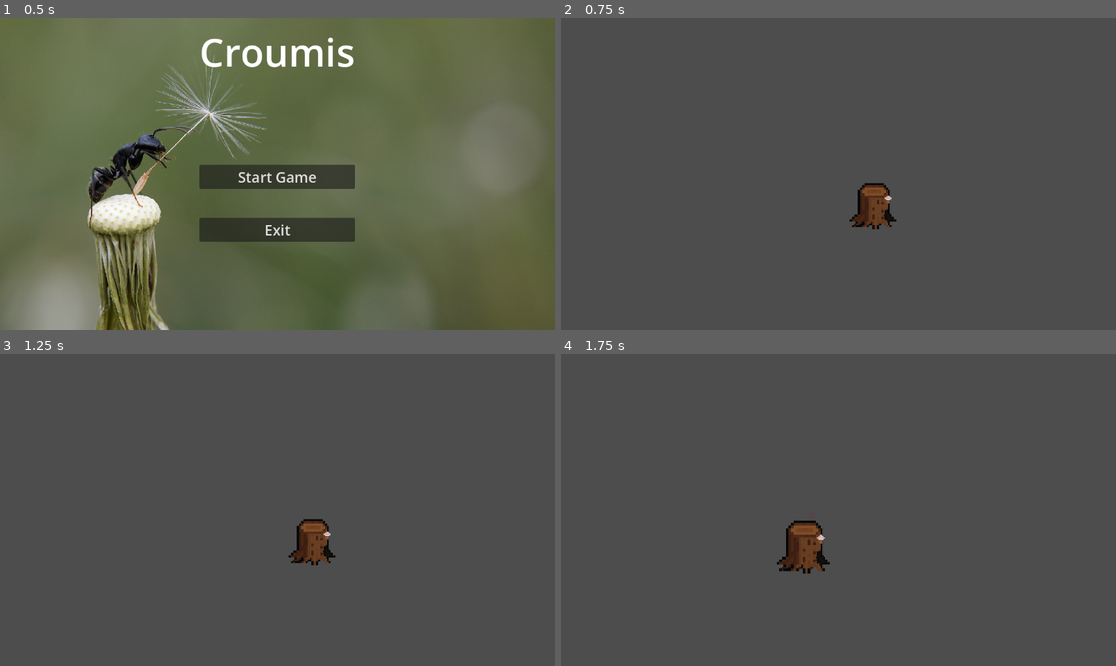
Above: before the commit, frames 1-4 (two rows, left to right).
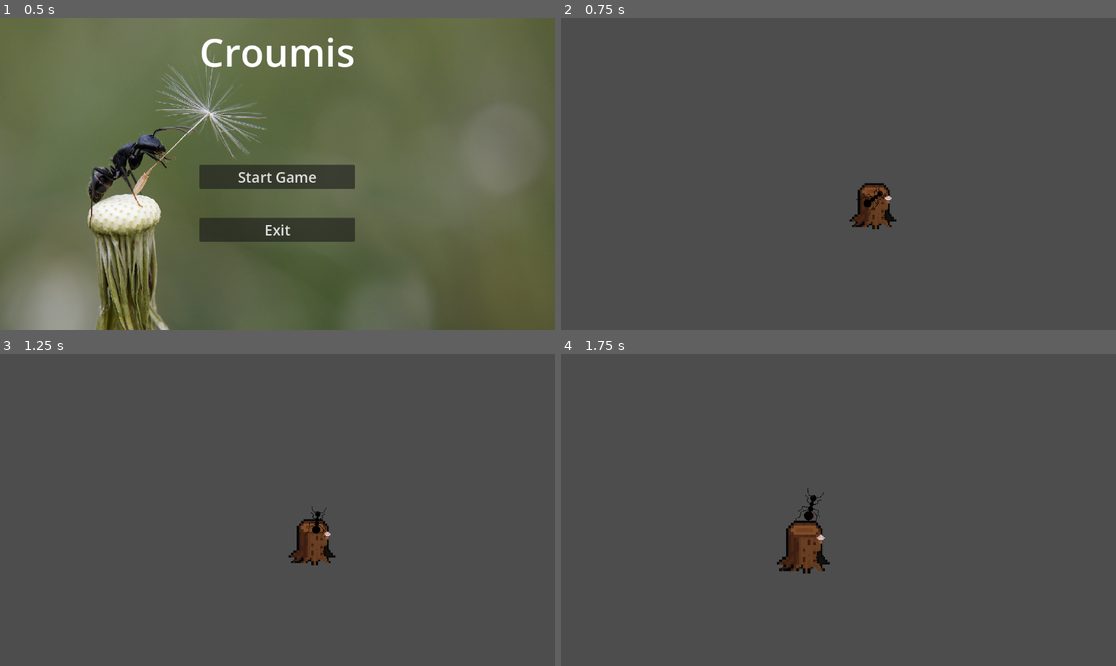
Above: after the commit, the same moments.

Repository: lotuscramoisi/Croumis
Game: Godot game, scene res://scene/main_menu.tscn
Same seed, same stepped clock (60 frames per second), same inputs: the game is played once before the commit and once after it.
Inputs (mouse positions are in pixels of both pictures, inside the frame that each line leads up to):
- Up to frame 1 (0.5 s): no input
- Up to frame 2 (0.75 s): click "Start Game" at 0.5 s
- Up to frame 3 (1.25 s): no input
- Up to frame 4 (1.75 s): move the mouse to (960, 494) at 1.27 s; hold D (input_right) from 1.28 s (still down); tap Mouse wheel down (input_scroll_down) at 1.35 s

Frame 1 is identical in both runs. In frame 2, 0.1% of the frame differs, in the area x 53-60%, y 53-64%; in frame 3, 0.1%; in frame 4, 0.1%, in the area x 42-48%, y 42-56%.

Commit message:
Global Pherero rocher

Diff:
--- a/code/AntHandling.gd
+++ b/code/AntHandling.gd
@@ -2,9 +2,9 @@
 
 enum State { WANDERING, HUNTING}
 
-
 @export var LIFESPAN: float = 100
 @export var SPEED: float = 60
+
 var age: float = 0
 var velocity = Vector2.ZERO
 var current_state = State.WANDERING
--- /dev/null
+++ b/code/GlobalPheromon.gd
@@ -0,0 +1,9 @@
+extends Node2D
+var matrix: Array = []
+
+func initialize_matrix(rows: int, cols: int, default_value = 0):
+	matrix = []
+	for i in range(rows):
+		matrix.append([])
+		for j in range(cols):
+			matrix[i].append(default_value)
--- a/project.godot
+++ b/project.godot
@@ -14,6 +14,10 @@
 run/main_scene="res://scene/main_menu.tscn"
 config/features=PackedStringArray("4.3", "Forward Plus")
 config/icon="res://icon.svg"
+
+[autoload]
+
+GlobalPheromon="*res://code/GlobalPheromon.gd"
 
 [editor_plugins]
 
--- a/scene/ant.tscn
+++ b/scene/ant.tscn
@@ -1,9 +1,13 @@
-[gd_scene load_steps=3 format=3 uid="uid://dnfy43lai5m1"]
+[gd_scene load_steps=4 format=3 uid="uid://dnfy43lai5m1"]
 
 [ext_resource type="Script" path="res://code/AntHandling.gd" id="1_7b4hm"]
-[ext_resource type="PackedScene" uid="uid://bwaaiywstlel6" path="res://scene/fourmie.tscn" id="2_abg4r"]
+[ext_resource type="PackedScene" uid="uid://cx3t6flflc4ln" path="res://scene/camera.tscn" id="2_abg4r"]
+[ext_resource type="Texture2D" uid="uid://ir4me35o6drk" path="res://assets/foumie.png" id="3_lb58u"]
 
 [node name="Ant" type="Node2D"]
 script = ExtResource("1_7b4hm")
 
 [node name="Ant" parent="." instance=ExtResource("2_abg4r")]
+
+[node name="Sprite2D" type="Sprite2D" parent="."]
+texture = ExtResource("3_lb58u")
--- a/scene/game.tscn
+++ b/scene/game.tscn
@@ -1,14 +1,14 @@
-[gd_scene load_steps=5 format=3 uid="uid://d3ms6mwgycy7l"]
+[gd_scene load_steps=6 format=3 uid="uid://d3ms6mwgycy7l"]
 
-[ext_resource type="PackedScene" uid="uid://cx3t6flflc4ln" path="res://scene/camera.tscn" id="2_ynv8h"]
-[ext_resource type="PackedScene" uid="uid://k70qvyf720uu" path="res://Worldmap.tscn" id="3_0ooj0"]
-[ext_resource type="PackedScene" uid="uid://dnfy43lai5m1" path="res://scene/ant.tscn" id="4_82kjx"]
+[ext_resource type="PackedScene" uid="uid://clmrp4khlyfi5" path="res://Worldmap.tscn" id="3_0ooj0"]
+[ext_resource type="PackedScene" uid="uid://dnfy43lai5m1" path="res://scene/ant.tscn" id="4_48y5i"]
+[ext_resource type="PackedScene" uid="uid://cx3t6flflc4ln" path="res://scene/camera.tscn" id="4_82kjx"]
 [ext_resource type="Script" path="res://code/spawnAnt.gd" id="4_mn7sr"]
-
+[ext_resource type="Script" path="res://code/GlobalPheromon.gd" id="5_toswq"]
 
 [node name="game" type="Node2D"]
 
-[node name="camera" parent="." instance=ExtResource("2_ynv8h")]
+[node name="camera" parent="." instance=ExtResource("4_82kjx")]
 
 [node name="TileMapLayer" parent="." instance=ExtResource("3_0ooj0")]
 scale = Vector2(2.34578, 2.34578)
@@ -16,9 +16,12 @@
 [node name="SpawnerAnts" type="Node2D" parent="." node_paths=PackedStringArray("tilemap", "enemy_parent")]
 script = ExtResource("4_mn7sr")
 tilemap = NodePath("../TileMapLayer")
-ant = ExtResource("4_82kjx")
+ant = ExtResource("4_48y5i")
 enemy_parent = NodePath(".")
 
 [node name="Timer" type="Timer" parent="SpawnerAnts"]
 wait_time = 10.0
 autostart = true
+
+[node name="Phero" type="Node2D" parent="."]
+script = ExtResource("5_toswq")
Binary file added: assets/worldAsset.png
Not shown, added: assets/worldAsset.png.import
Not shown, added: assets/world.pxpen
